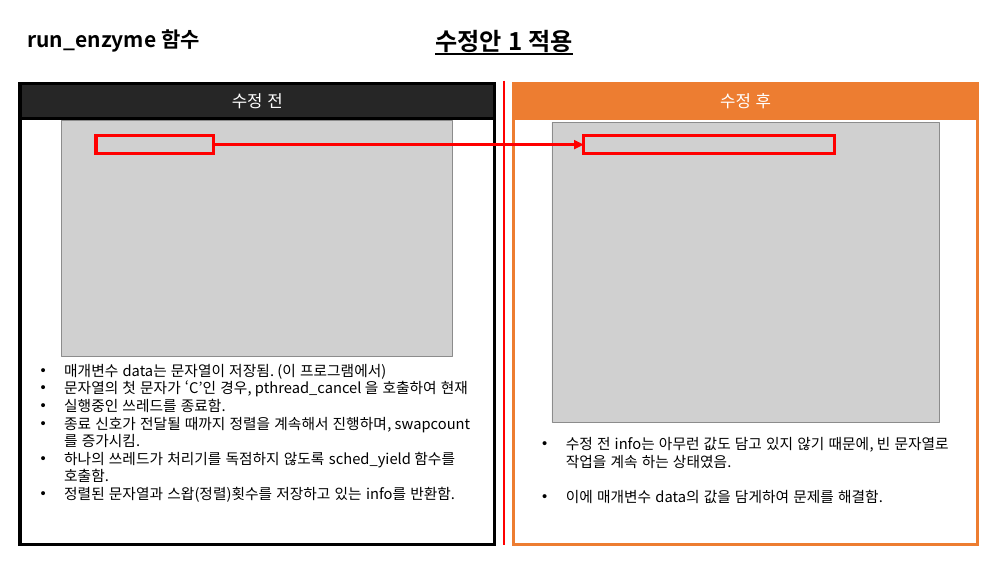
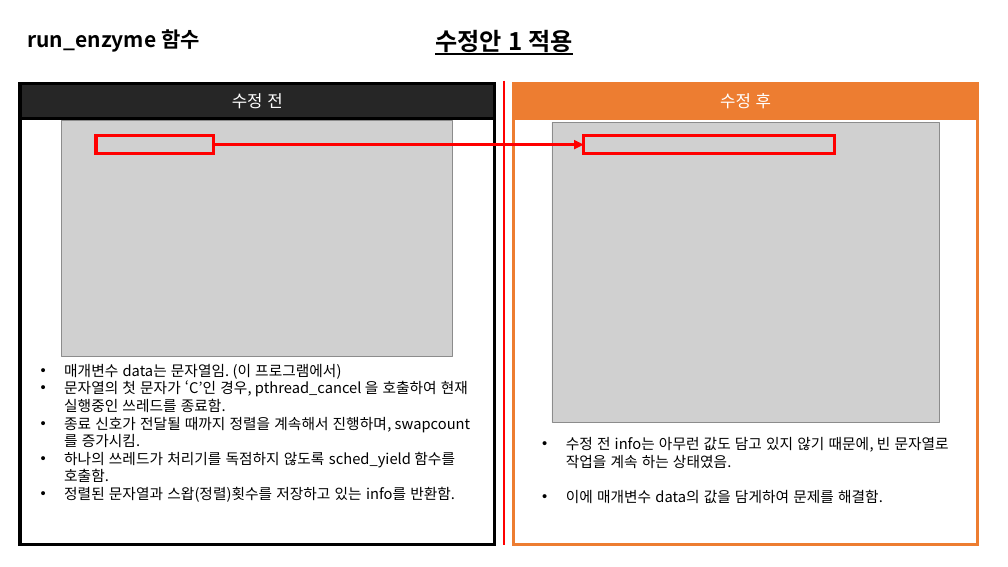
Before and after one commit to dudghks97/OS, a slide deck: slide 10 of 2016305078_최영환_os_report_02.pptx. Drawn at 1008x567 pixels with LibreOffice and Linux fonts; fonts in the diff are those of the drawing; grey boxes stand for pictures. Boxes give left, top, right and bottom in pixels: in the first picture for what was removed or moved away, otherwise in the second. Text is boxed around its words. In the diff, an @@ line names an element or a change of style, - is before the commit and + after.

```diff
--- a/2016305078_최영환_os_report_02.pptx
+++ b/2016305078_최영환_os_report_02.pptx
@@ text at bbox=[64, 364, 468, 412]: text changed @@
-• 매개변수 data는 문자열이 저장됨. (이 프로그램에서)
-• 문자열의 첫 문자가 ‘C’인 경우, pthread_cancel 을 호출하여 현재
-• 실행중인 쓰레드를 종료함.
+• 매개변수 data는 문자열임. (이 프로그램에서)
+• 문자열의 첫 문자가 ‘C’인 경우, pthread_cancel 을 호출하여 현재 실행중인 쓰레드를 종료함.
```
Also in this commit, not shown: 6 other slides changed.
